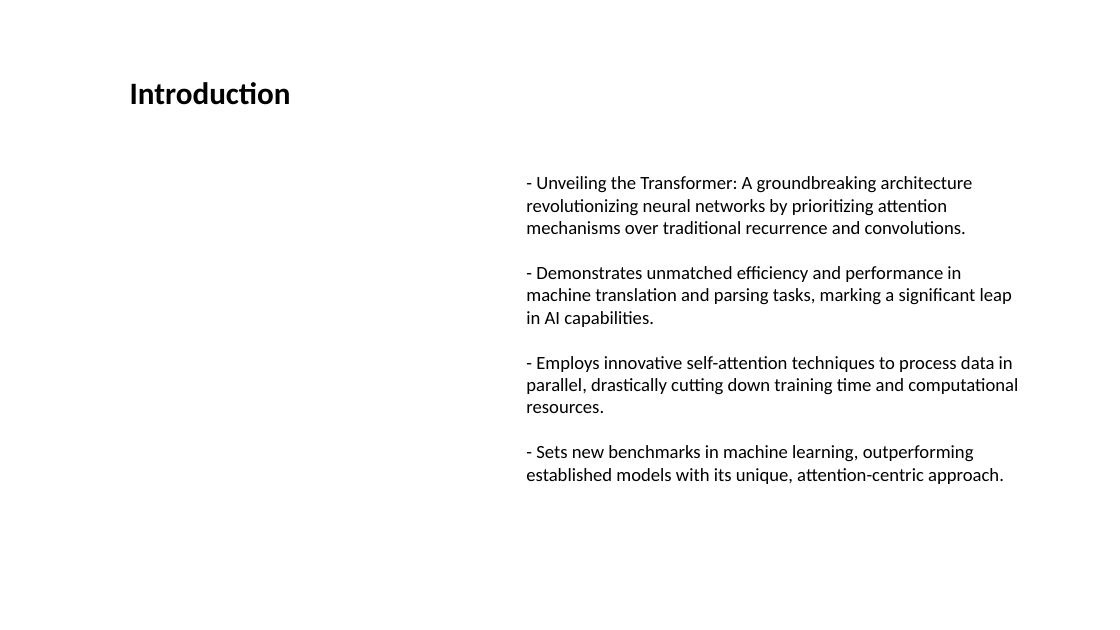
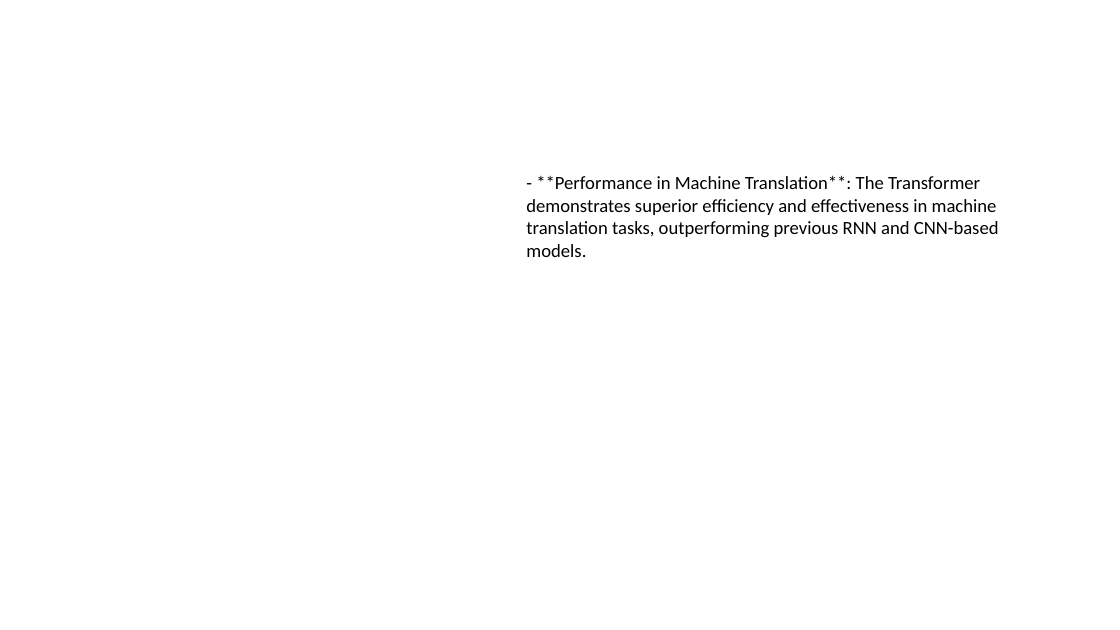
Before and after one commit to Jessie-ZhaoXi/dsa4213-ppt-generator, a slide deck: slide 11 of my_ppts/attention_mode1.pptx (slide 3 before the commit). Drawn at 1120x630 pixels with LibreOffice and Linux fonts; fonts in the diff are those of the drawing; background and template pictures are left out. Boxes give left, top, right and bottom in pixels: in the first picture for what was removed or moved away, otherwise in the second. Text is boxed around its words. In the diff, an @@ line names an element or a change of style, - is before the commit and + after.

Commit message:
revise oneshot function to generate sub-ideas based on the images

```diff
--- a/my_ppts/attention_mode1.pptx
+++ b/my_ppts/attention_mode1.pptx
@@ text removed at <box>130,82,291,105</box> @@
-Introduction
@@ text at <box>526,175,999,257</box>: text changed @@
-- Unveiling the Transformer: A groundbreaking architecture revolutionizing neural networks by prioritizing attention mechanisms over traditional recurrence and convolutions.
-- Demonstrates unmatched efficiency and performance in machine translation and parsing tasks, marking a significant leap in AI capabilities.
-- Employs innovative self-attention techniques to process data in parallel, drastically cutting down training time and computational resources.
-- Sets new benchmarks in machine learning, outperforming established models with its unique, attention-centric approach.
+- **Performance in Machine Translation**: The Transformer demonstrates superior efficiency and effectiveness in machine translation tasks, outperforming previous RNN and CNN-based models.
```
Also in this commit, not shown: 5 other slides changed, 7 slides added, 4 slides removed, 7 other files.
